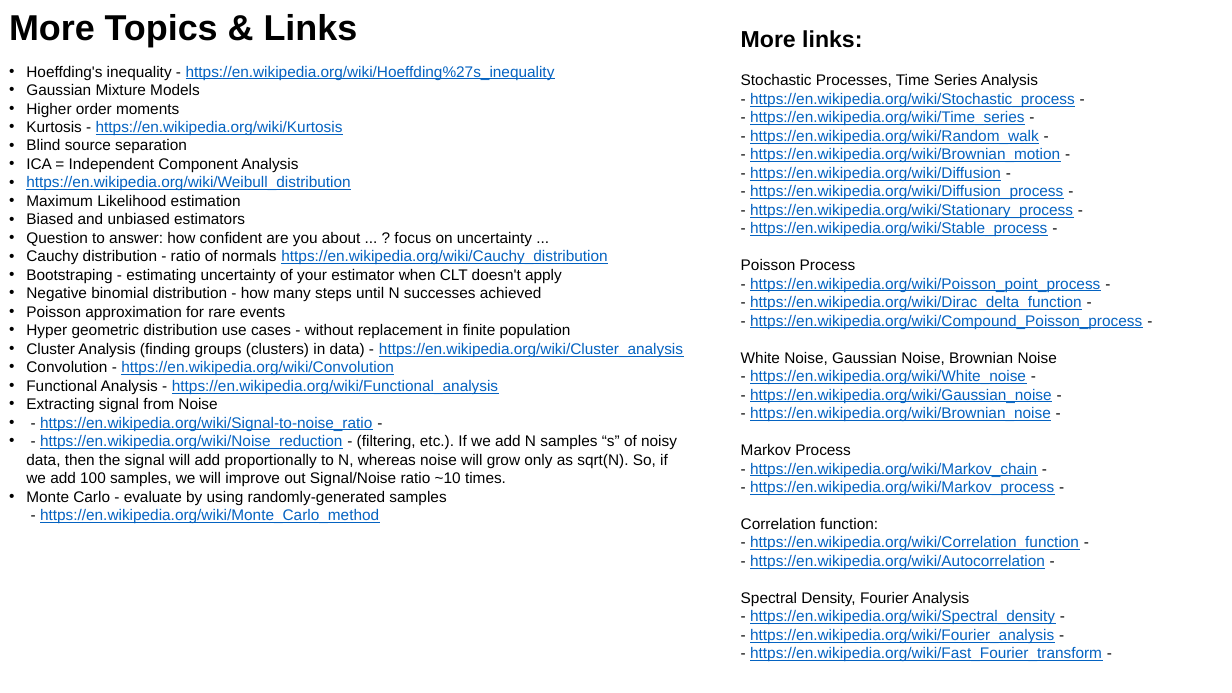
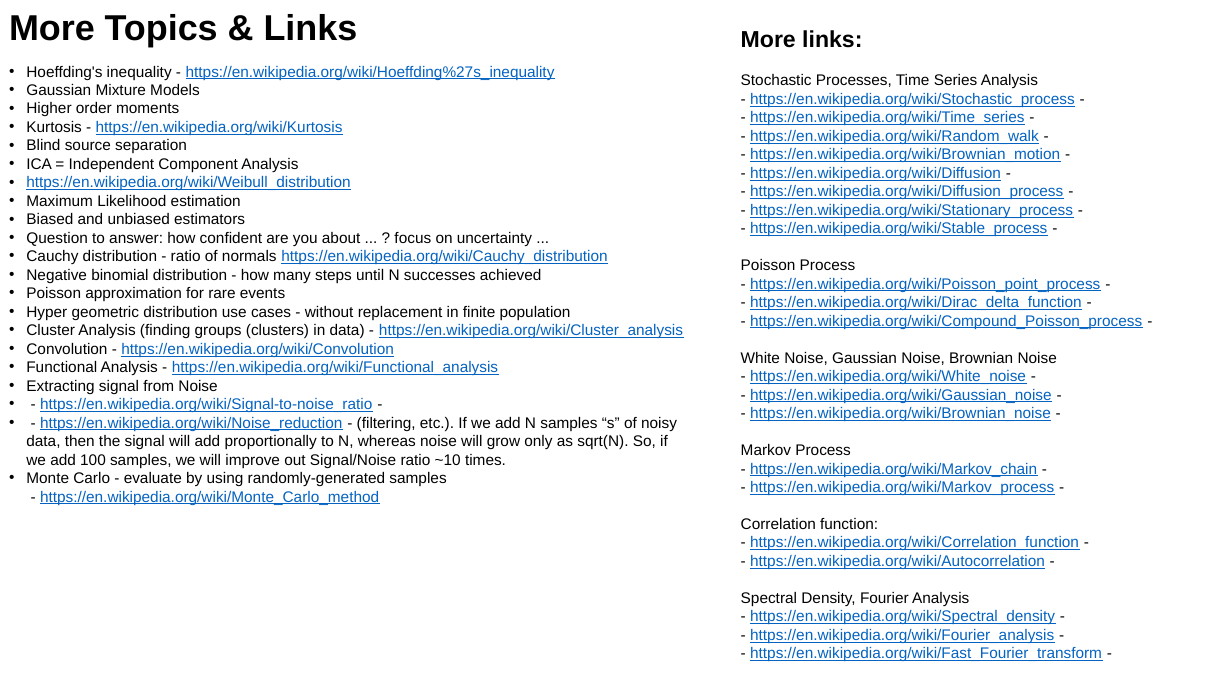
Before and after one commit to lselector/ml_ai_doc, a slide deck: slide 2 of statistics_13_misc.pptx. Drawn at 1232x693 pixels with LibreOffice and Linux fonts; fonts in the diff are those of the drawing. Boxes give left, top, right and bottom in pixels: in the first picture for what was removed or moved away, otherwise in the second. Text is boxed around its words. In the diff, an @@ line names an element or a change of style, - is before the commit and + after.

```diff
--- a/statistics_13_misc.pptx
+++ b/statistics_13_misc.pptx
@@ text at [26,269,562,283]: paragraph removed @@
-• Bootstraping - estimating uncertainty of your estimator when CLT doesn't apply
```
